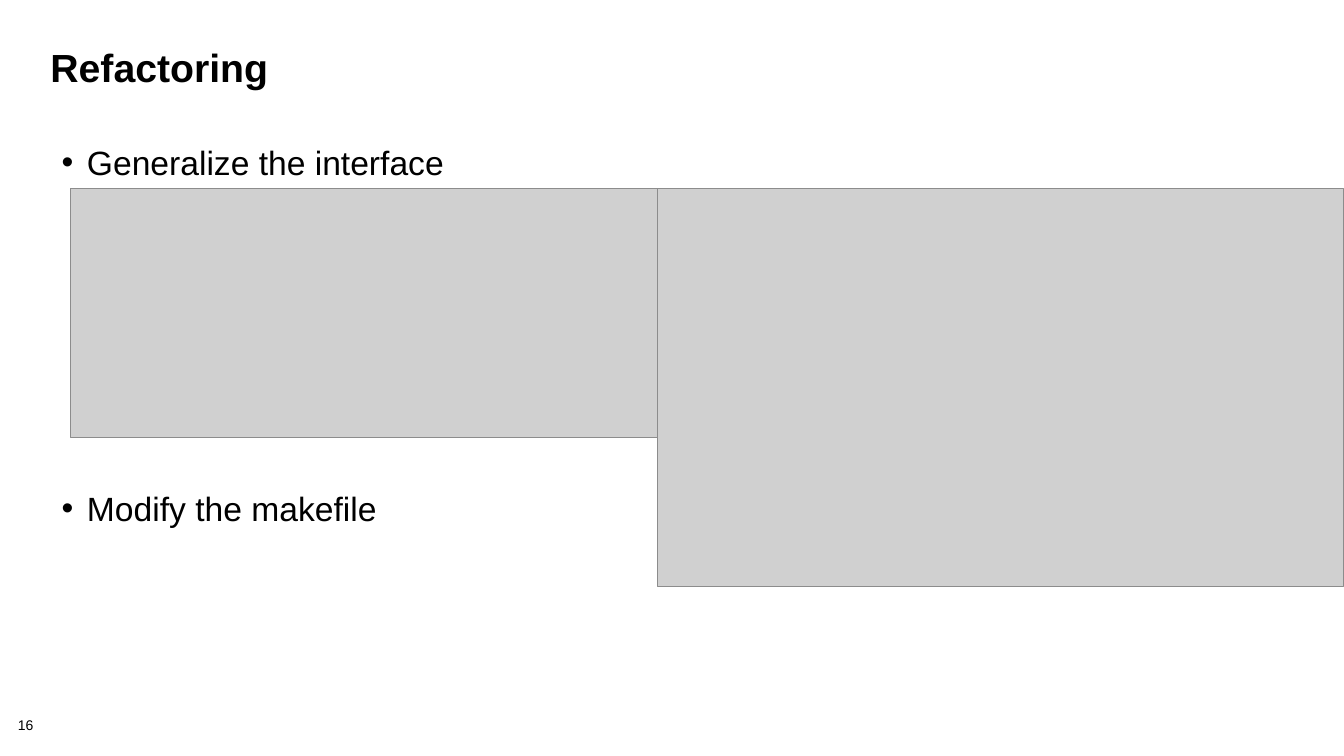
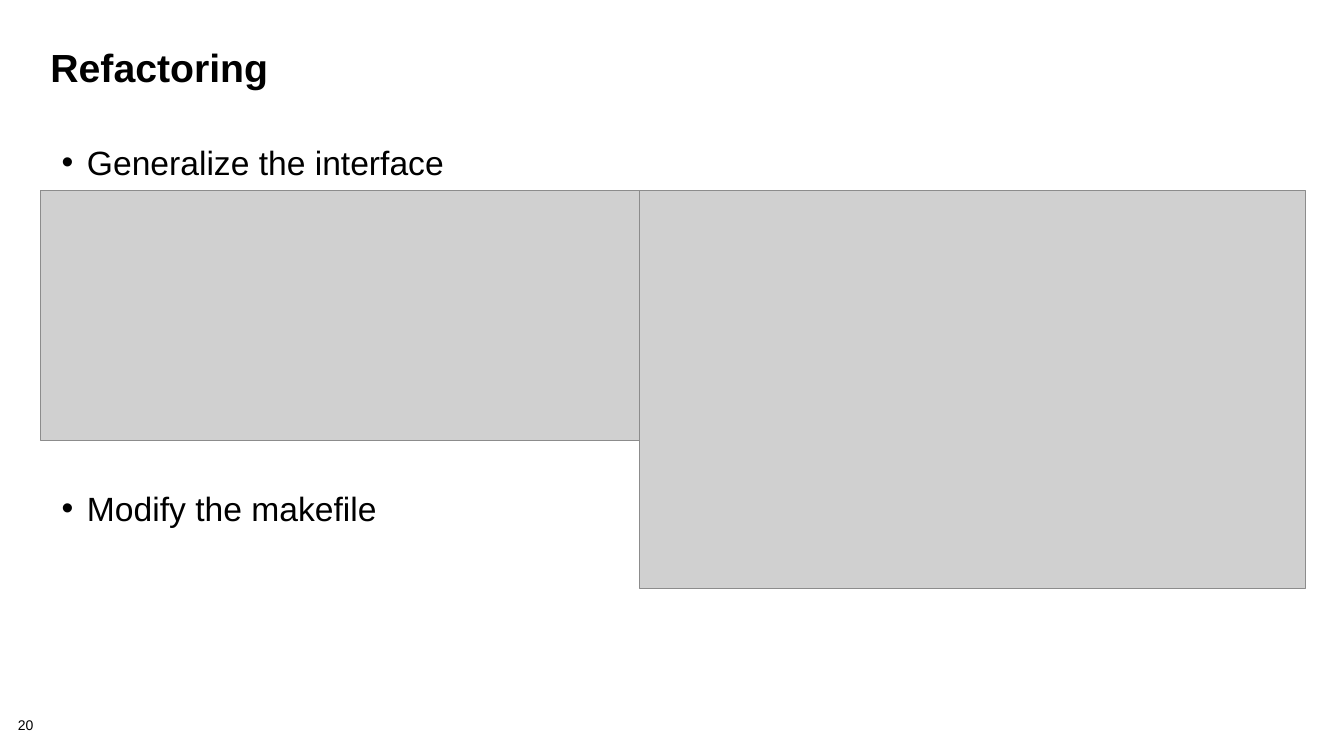
Before and after one commit to bssw-tutorial/presentations, a slide deck: slide 20 of refactoring.pptx (slide 16 before the commit). Drawn at 1344x756 pixels with LibreOffice and Linux fonts; fonts in the diff are those of the drawing; grey boxes stand for pictures; background and template pictures are left out. Boxes give left, top, right and bottom in pixels: in the first picture for what was removed or moved away, otherwise in the second. Text is boxed around its words. In the diff, an @@ line names an element or a change of style, - is before the commit and + after.

Commit message:
refactoring reworked for SC21

```diff
--- a/refactoring.pptx
+++ b/refactoring.pptx
@@ picture: place and size @@
-picture at (71, 189, 669, 438)
+picture at (40, 191, 639, 440)
@@ picture: place and size @@
-picture at (657, 189, 1344, 586)
+picture at (639, 191, 1305, 588)
@@ page number at (18, 720, 34, 730): text changed @@
-16
+20
```
Also in this commit, not shown: 7 other slides changed, 15 slides added.
